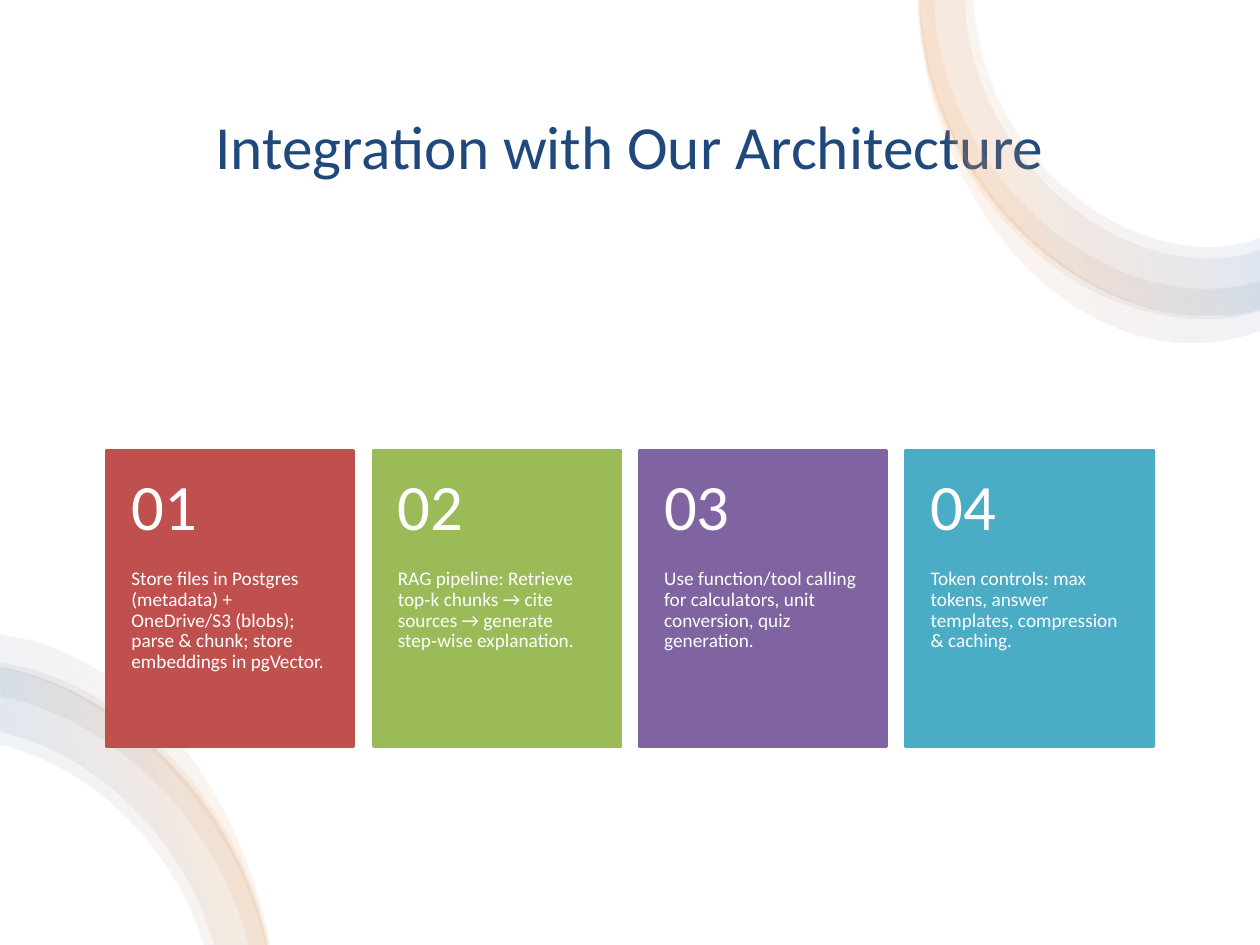
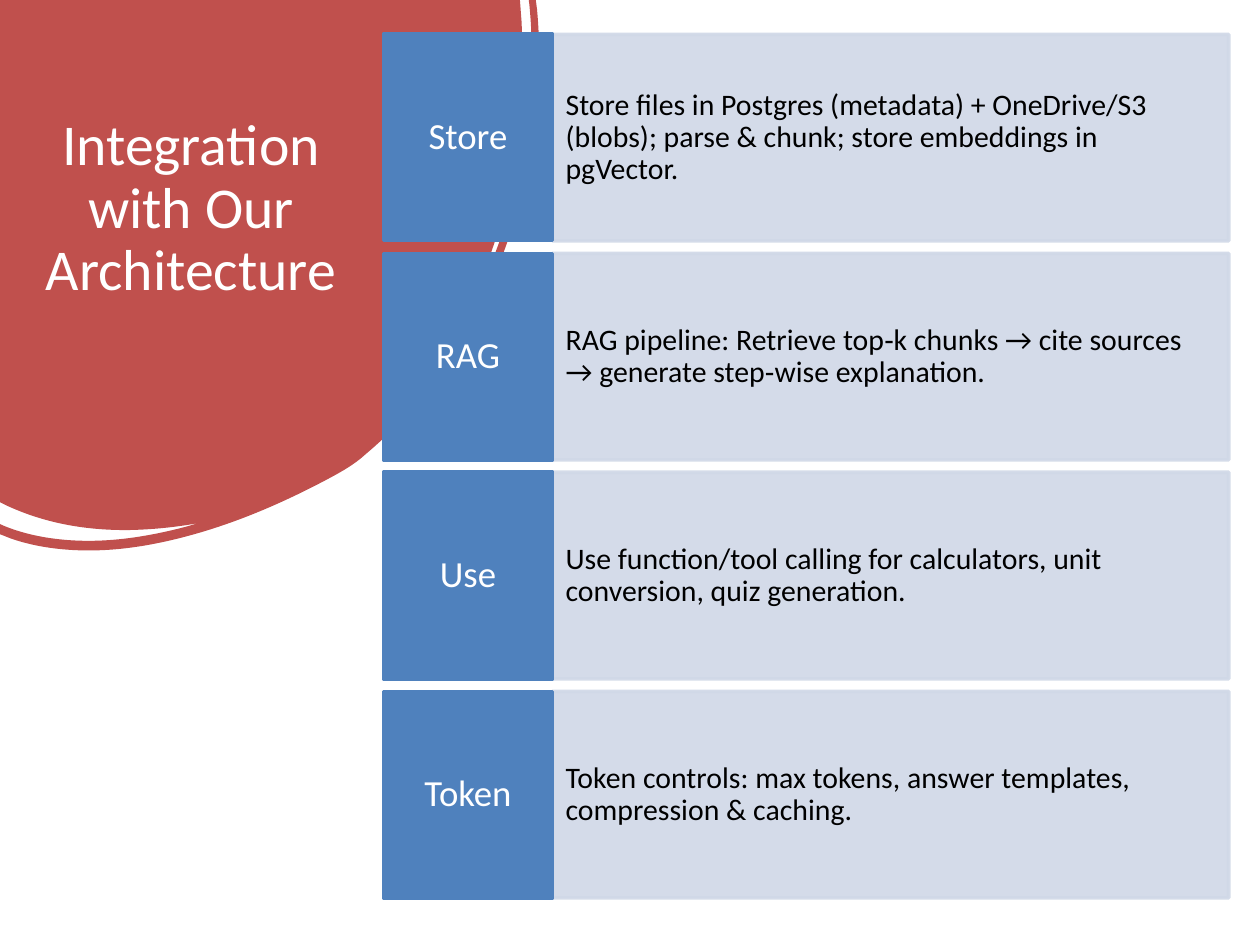
Before and after one commit to yuriiSY/Study-Buddy, a slide deck: slide 9 of Weekly Submissions/Week4/Week4.pptx (slide 8 before the commit). Drawn at 1260x945 pixels with LibreOffice and Linux fonts; fonts in the diff are those of the drawing. Boxes give left, top, right and bottom in pixels: in the first picture for what was removed or moved away, otherwise in the second. Text is boxed around its words. In the diff, an @@ line names an element or a change of style, - is before the commit and + after.

```diff
--- a/Weekly Submissions/Week4/Week4.pptx
+++ b/Weekly Submissions/Week4/Week4.pptx
@@ rectangle removed at (0, 0, 1260, 945) @@
@@ freeform shape added at (0, 0, 539, 551), fill #C0504D @@
@@ group removed at (917, 0, 1260, 341): 4 freeform shapes @@
@@ text "Store files in Postgres (metadata) ...": place and size @@
-text "Store files in Postgres (metadata) ..." at (131, 571, 324, 672)
+text "Store files in Postgres (metadata) ..." at (566, 93, 1146, 184)
@@ title "Integration with Our Architecture": place and size @@
-title "Integration with Our Architecture" at (215, 118, 1043, 184)
+title "Integration with Our Architecture" at (46, 125, 336, 291)
@@ title "Integration with Our Architecture" at (46, 125, 336, 291): size 35 to 33 pt, text colour #1F497D to #FFFFFF; line spacing 1 to 0.9; vertical alignment middle to top @@
@@ size 11 to 17 pt, text colour #FFFFFF to #000000; more space between paragraphs; vertical alignment top to middle in 4 elements at (566, 548, 1101, 606), (566, 767, 1129, 825), (566, 93, 1146, 184), (566, 329, 1182, 387) @@
@@ text "RAG pipeline: Retrieve top‑k chunks ...": place and size @@
-text "RAG pipeline: Retrieve top‑k chunks ..." at (398, 571, 574, 650)
+text "RAG pipeline: Retrieve top‑k chunks ..." at (566, 329, 1182, 387)
@@ rectangle: place and size @@
-rectangle at (373, 451, 620, 747)
+rectangle at (383, 472, 552, 679)
@@ rectangle at (383, 472, 552, 679): fill #9BBB59 to #4F81BD; outline #9BBB59 2 pt to #4F81BD 2 pt @@
@@ text "Use function/tool calling for calculators, ...": place and size @@
-text "Use function/tool calling for calculators, ..." at (664, 571, 856, 651)
+text "Use function/tool calling for calculators, ..." at (566, 548, 1101, 606)
@@ group removed at (107, 451, 1153, 747): 4 texts, 3 rectangles @@
-01
-02
-03
-04
@@ group removed at (0, 635, 270, 945): 4 freeform shapes @@
@@ text "Token controls: max tokens, answer ...": place and size @@
-text "Token controls: max tokens, answer ..." at (931, 571, 1118, 651)
+text "Token controls: max tokens, answer ..." at (566, 767, 1129, 825)
@@ group added at (383, 34, 1228, 898): 7 rectangles, 4 texts @@
+Store
+RAG
+Use
+Token
```
Also in this commit, not shown: 2 slides added, 2 slides removed, 2 other files.
